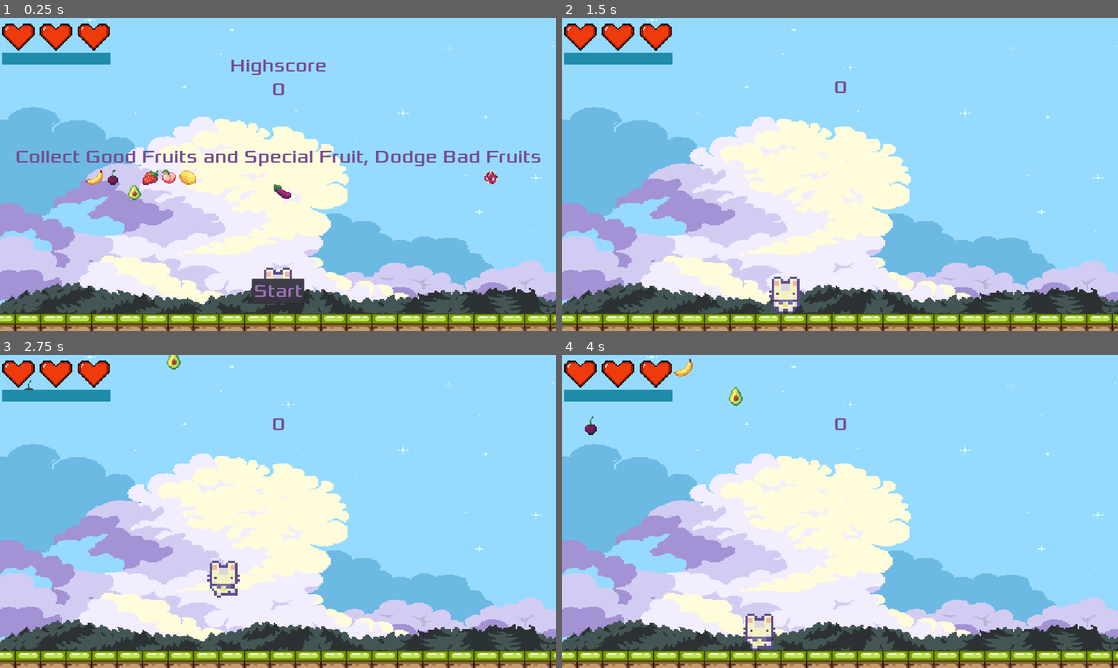
Above: before the commit, frames 1-4 (two rows, left to right).
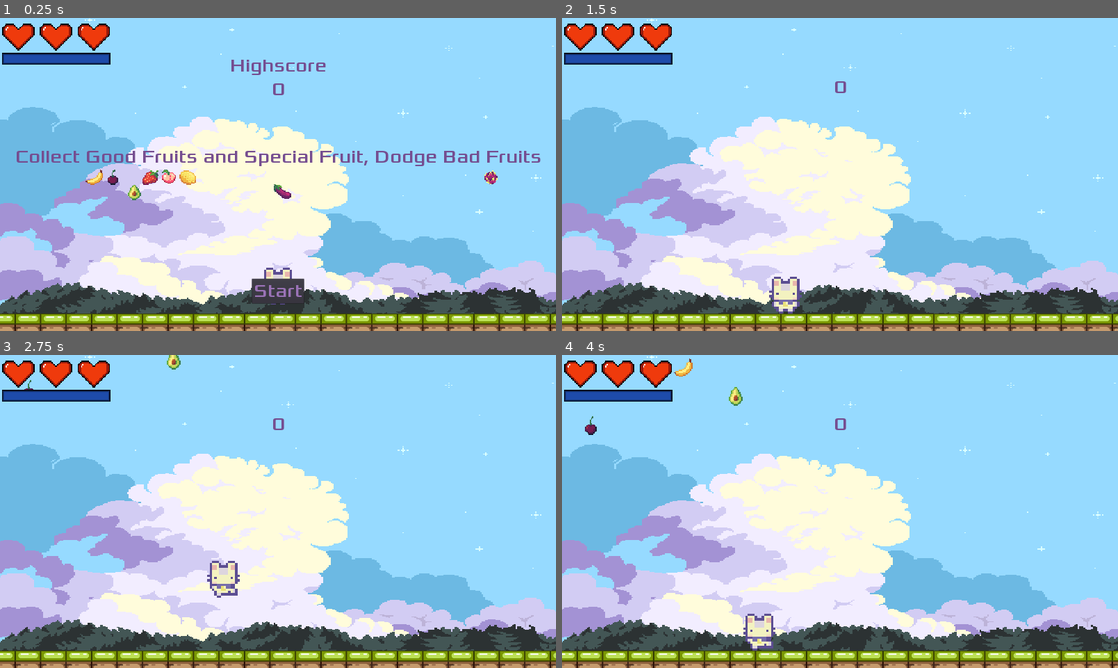
Above: after the commit, the same moments.

Repository: ColinKYuen/BQ-Game-Jam
Game: Godot game, scene res://Scenes/Main.tscn
Same seed, same stepped clock (60 frames per second), same inputs: the game is played once before the commit and once after it.
Inputs:
- Up to frame 1 (0.25 s): no input
- Up to frame 2 (1.5 s): click "Start" at 0.5 s; hold D (move_right) from 1.28 s (still down)
- Up to frame 3 (2.75 s): keep holding D (move_right); tap W (move_up) at 1.52, 2.27 s
- Up to frame 4 (4 s): release D (move_right) at 2.78 s; hold Left (move_left) 2.78-3.53 s; hold D (move_right) from 3.53 s (still down); tap W (move_up) at 3.77 s

The runs differ from the first frame. In frame 1, 0.7% of the frame differs, in the area x 0-20%, y 11-15%; in frame 2, 0.7%; in frame 3, 0.7%; in frame 4, 0.7%.

Commit message:
Darker Dash CD bar

Diff:
--- a/Scenes/HUD.tscn
+++ b/Scenes/HUD.tscn
@@ -49,7 +49,13 @@
 } ]
 
 [sub_resource type="StyleBoxFlat" id=6]
-bg_color = Color( 0.117647, 0.54902, 0.666667, 1 )
+bg_color = Color( 0.117647, 0.293505, 0.666667, 1 )
+border_width_left = 8
+border_width_top = 8
+border_width_right = 8
+border_width_bottom = 8
+border_color = Color( 0, 0, 0, 1 )
+border_blend = true
 
 [node name="HUD" type="CanvasLayer"]
 script = ExtResource( 2 )
Not shown, changed: export_presets.cfg
